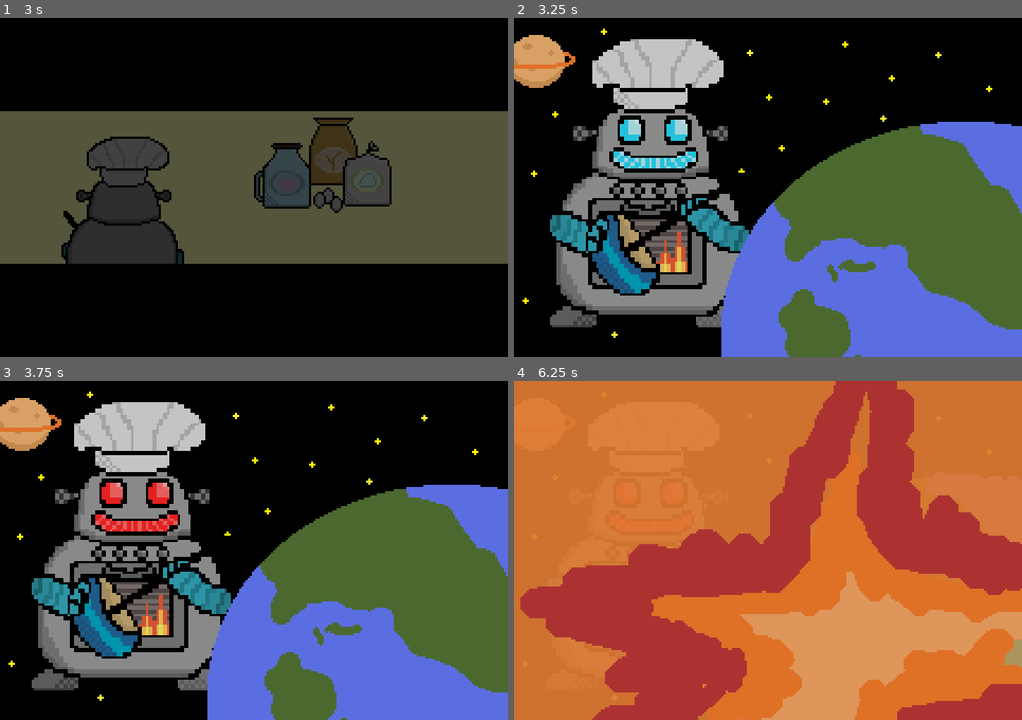
Above: before the commit, frames 1-4 (two rows, left to right).
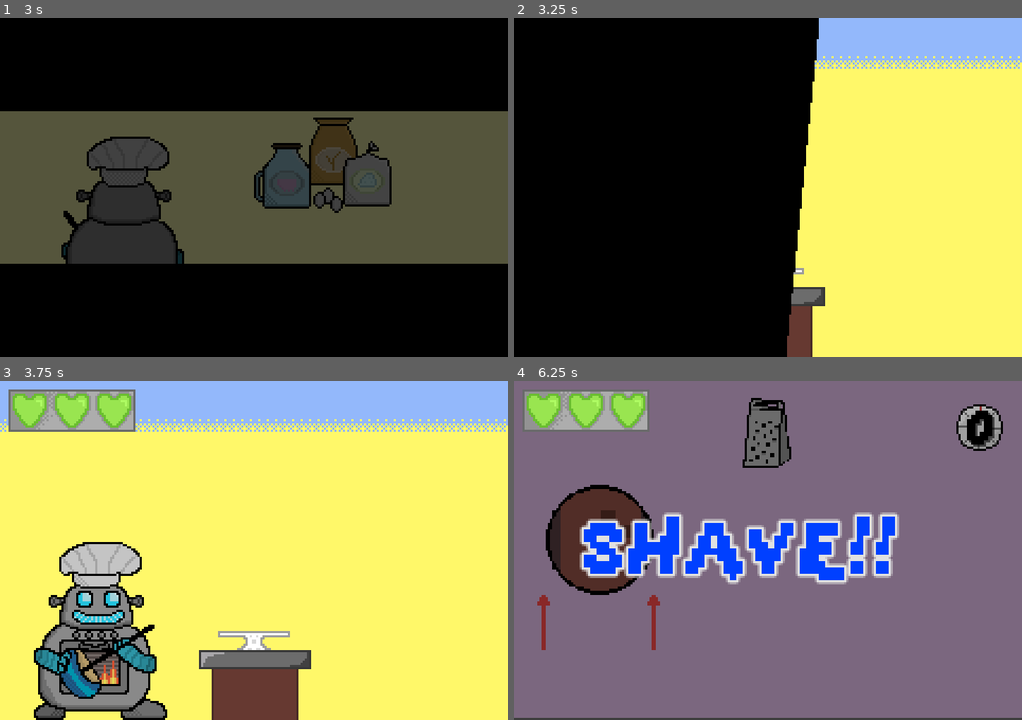
Above: after the commit, the same moments.

Repository: emmetl913/GMTK2024
Game: Godot game, scene res://menus/MainMenu.tscn
Two runs of this game, one before a commit and one after it. Both use one fixed random seed, a clock stepped at 60 frames per second and the inputs below. The engine's default icon, where the game draws it, is replaced by a stand-in: a white triangle on a blue panel in a dark square. Sound files missing from this copy of the repository are replaced by a short silence.
Inputs (mouse positions are in pixels of both pictures, inside the frame that each line leads up to):
- Up to frame 1 (3 s): click (137, 190) at 0.5 s; move the mouse to (365, 170) at 1.27 s; hold A (A) 1.28-2.03 s; tap D (D) at 1.55, 2.1 s; move the mouse to (152, 204) at 2.02 s; tap S (S) at 2.3 s; move the mouse to (304, 112) at 2.77 s; hold S (S) from 2.78 s (still down)
- Up to frame 2 (3.25 s): keep holding S (S); tap \ (test) at 3.05 s
- Up to frame 3 (3.75 s): move the mouse to (228, 618) at 3.52 s; release S (S) at 3.53 s; tap \ (test) at 3.6 s
- Up to frame 4 (6.25 s): tap A (A) at 3.8 s; move the mouse to (920, 601) at 4.27 s; hold A (A) 4.28-5.03 s; tap D (D) at 4.55, 5.1 s; move the mouse to (615, 499) at 5.02 s; tap S (S) at 5.3 s; move the mouse to (793, 550) at 5.77 s; press the mouse at (793, 550) at 5.78 s; tap \ (test) at 6.05 s

Frame 1 is identical in both runs. In frame 2, 68% of the frame differs, in the area x 0-100%, y 0-100%; in frame 3, 98%; in frame 4, 100%.

Commit message:
PickingGameImproved

Diff:
--- a/Utilities/CrosshairSpriteArea.tscn
+++ b/Utilities/CrosshairSpriteArea.tscn
@@ -4,7 +4,7 @@
 [ext_resource type="Script" path="res://Utilities/CrosshairSpriteArea.gd" id="2_tlj0j"]
 
 [sub_resource type="RectangleShape2D" id="RectangleShape2D_xsrbm"]
-size = Vector2(4, 4)
+size = Vector2(7, 8)
 
 [node name="Cursor" type="Sprite2D" groups=["Cursor"]]
 z_index = 3
--- a/games/CrackingGame/CrackingGame.gd
+++ b/games/CrackingGame/CrackingGame.gd
@@ -28,7 +28,6 @@
 	print("First cracks: ", first_cracks, "   Second cracks: ", second_cracks, "   Third cracks: ", third_cracks)
 
 func setupSprites():
-	GlobalVars.game_stage = 2
 	if GlobalVars.game_stage == 0:
 		sprites.append(load("res://assets/sprites/egg_whole.png"))
 		sprites.append(load("res://assets/sprites/egg_crackedalil.png"))
--- a/games/PickingGame/BushItem.gd
+++ b/games/PickingGame/BushItem.gd
@@ -26,6 +26,15 @@
 func isInRange():
 	return in_range
 
+func set_collision_shape(vec: Vector2):
+	var shape = RectangleShape2D.new()
+	shape.size = vec
+	$Area2D/CollisionShape2D.set_shape(shape)
+
+func set_spawncollision_shape(vec: Vector2):
+	var shape = RectangleShape2D.new()
+	shape.size = vec
+	$SpawnCollisionDetection/CollisionShape2D.set_shape(shape)
 func successState():
 	self_modulate = Color.GREEN
 	success = true
--- a/games/PickingGame/BushItem.tscn
+++ b/games/PickingGame/BushItem.tscn
@@ -1,31 +1,31 @@
 [gd_scene load_steps=5 format=3 uid="uid://bbtp8rbua14pk"]
 
-[ext_resource type="Texture2D" uid="uid://ci0p7le8o6yg5" path="res://icon.svg" id="1_4ux3x"]
+[ext_resource type="Texture2D" uid="uid://dew6tfjxj4563" path="res://assets/sprites/island2.png" id="1_ghocr"]
 [ext_resource type="Script" path="res://games/PickingGame/BushItem.gd" id="2_jnbbf"]
 
 [sub_resource type="RectangleShape2D" id="RectangleShape2D_iounw"]
-size = Vector2(76, 76)
+size = Vector2(120, 136)
 
 [sub_resource type="RectangleShape2D" id="RectangleShape2D_jjexf"]
-size = Vector2(85.3333, 85.3333)
+size = Vector2(120, 136)
 
 [node name="Sprite2D" type="Sprite2D" groups=["BushItem"]]
-texture_filter = 2
+texture_filter = 1
 scale = Vector2(0.5, 0.5)
-texture = ExtResource("1_4ux3x")
+texture = ExtResource("1_ghocr")
 script = ExtResource("2_jnbbf")
 
 [node name="Area2D" type="Area2D" parent="."]
 
 [node name="CollisionShape2D" type="CollisionShape2D" parent="Area2D"]
-position = Vector2(0, -4)
+position = Vector2(-1, -1)
 scale = Vector2(0.25, 0.25)
 shape = SubResource("RectangleShape2D_iounw")
 
 [node name="SpawnCollisionDetection" type="Area2D" parent="." groups=["SpawnCollider"]]
 
 [node name="CollisionShape2D" type="CollisionShape2D" parent="SpawnCollisionDetection"]
-position = Vector2(-1.69542e-06, -1.69542e-06)
+position = Vector2(-1, -1)
 scale = Vector2(0.25, 0.25)
 shape = SubResource("RectangleShape2D_jjexf")
 
--- a/games/PickingGame/PickingGame.gd
+++ b/games/PickingGame/PickingGame.gd
@@ -26,16 +26,22 @@
 		if i.is_in_group("BushItem"):
 			bushItems.append(i)
 	for i in bushItems:
+		if GlobalVars.game_stage == 1:
+			i.set_collision_shape(Vector2(256,96))
+			i.set_spawncollision_shape(Vector2(240,146))
+		elif GlobalVars.game_stage == 2:
+			i.set_collision_shape(Vector2(120,136))
+			i.set_spawncollision_shape(Vector2(120,136))
 		if i.is_good:
 			i.texture = sprites[0]
-			if GlobalVars.game_stage == 2:
-				i.scale = Vector2(1,1)
+			#if GlobalVars.game_stage == 2:
+				#i.scale = Vector2(1,1)
 			all_bad = false
 		else:
 			i.texture = sprites[1]
 	if all_bad:
 		bushItems[0].setGood()
-
+		bushItems[0].texture = sprites[0]
 func setupSprites():
 	if GlobalVars.game_stage == 0:
 		sprites.append(load("res://assets/sprites/strawberry.png"))
@@ -43,6 +49,7 @@
 	if GlobalVars.game_stage == 1:
 		sprites.append(load("res://assets/sprites/helicopter1.png"))
 		sprites.append(load("res://assets/sprites/helicopter3.png"))
+		$Background.self_modulate = Color.DARK_SEA_GREEN
 	if GlobalVars.game_stage == 2:
 		sprites.append(load("res://assets/sprites/island2.png"))
 		sprites.append(null)
--- a/worlds/MicroGamePlayer.gd
+++ b/worlds/MicroGamePlayer.gd
@@ -258,7 +258,3 @@
 		play_direction_animation(current_game_id)
 	elif (anim_name == "Exit_Game"):
 		endGame()
-
-func _input(event):
-	if event.is_action_pressed("test"):
-		win()
--- a/worlds/cinematic.tscn
+++ b/worlds/cinematic.tscn
@@ -168,9 +168,9 @@
 anchor_top = 5.0
 anchor_bottom = 5.0
 offset_left = -80.0
-offset_top = -712.0
+offset_top = 38.0
 offset_right = -12.0
-offset_bottom = -665.0
+offset_bottom = 85.0
 color = Color(1, 0.231373, 1, 1)
 metadata/_edit_use_anchors_ = true
 
